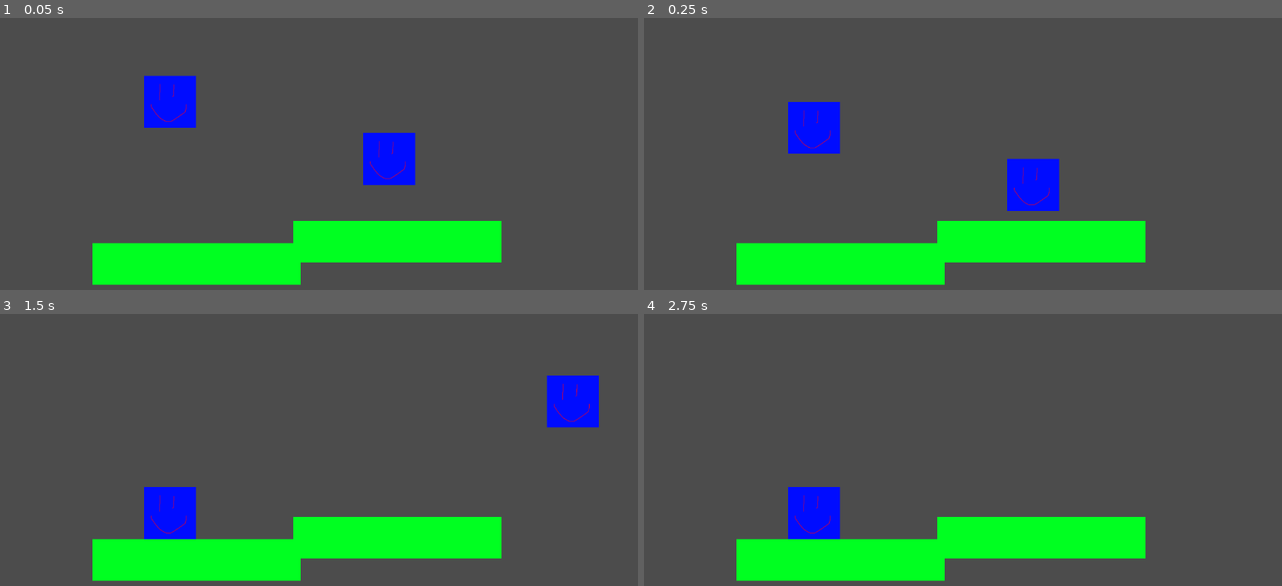
Above: before the commit, frames 1-4 (two rows, left to right).
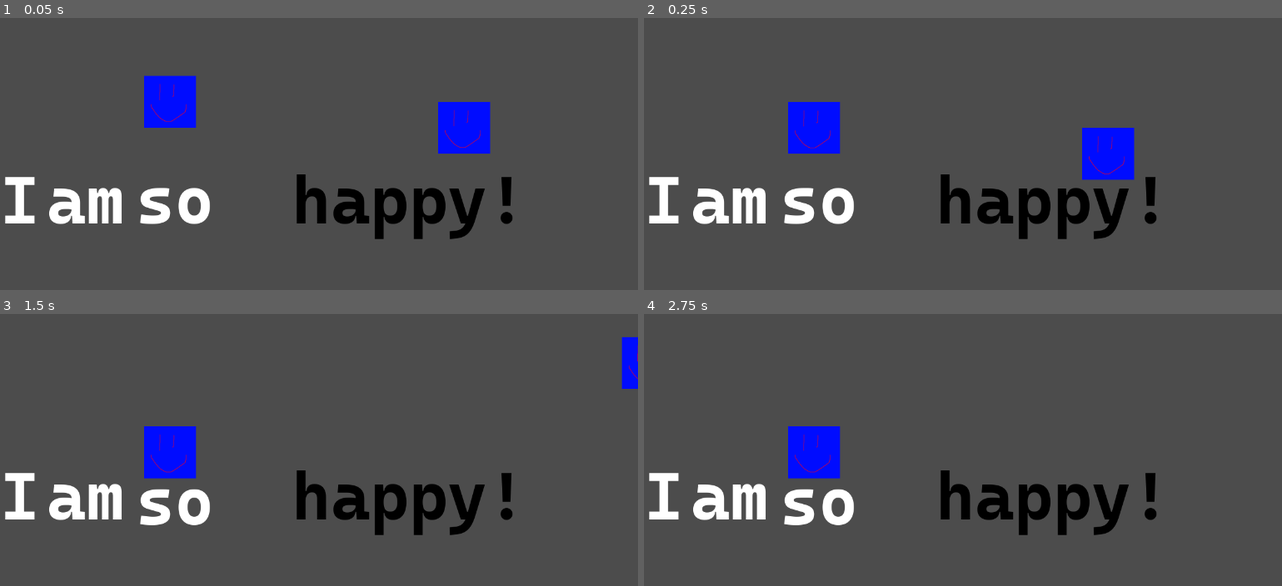
Above: after the commit, the same moments.

Repository: NitroGuy10/Chillennium2023
Game: Godot game, scene res://assets/Levels/Test_Level.tscn
Same seed, same stepped clock (60 frames per second), same inputs: the game is played once before the commit and once after it.
Inputs:
- Up to frame 1 (0.05 s): no input
- Up to frame 2 (0.25 s): no input
- Up to frame 3 (1.5 s): hold Right (ui_right) from 0.53 s (still down); tap Up (ui_up) at 0.77 s
- Up to frame 4 (2.75 s): tap Up (ui_up) at 1.52 s; release Right (ui_right) at 2.03 s; hold Left (ui_left) from 2.03 s (still down)

The runs differ from the first frame. In frame 1, 18% of the frame differs, in the area x 0-81%, y 30-99%; in frame 2, 18%; in frame 3, 19%, in the area x 0-100%, y 8-99%; in frame 4, 17%.

Commit message:
Word platform interactable

Diff:
--- a/assets/Levels/Test_Level.tscn
+++ b/assets/Levels/Test_Level.tscn
@@ -1,23 +1,113 @@
 [gd_scene load_steps=3 format=2]
 
 [ext_resource path="res://assets/Objects/Player.tscn" type="PackedScene" id=1]
-[ext_resource path="res://assets/Objects/Platform.tscn" type="PackedScene" id=2]
+[ext_resource path="res://assets/Objects/WordPlatformInteractable.tscn" type="PackedScene" id=4]
 
 [node name="Test_Level" type="Node2D"]
 
-[node name="Platform" parent="." instance=ExtResource( 2 )]
-position = Vector2( 432, 483 )
-scale = Vector2( 1, 0.2 )
-
-[node name="Platform2" parent="." instance=ExtResource( 2 )]
-position = Vector2( 818, 440 )
-scale = Vector2( 1, 0.2 )
-
 [node name="Player" parent="." instance=ExtResource( 1 )]
-position = Vector2( 802, 278 )
+position = Vector2( 946, 218 )
 scale = Vector2( 0.5, 0.5 )
 
 [node name="Player2" parent="." instance=ExtResource( 1 )]
 position = Vector2( 381, 168 )
 scale = Vector2( 0.5, 0.5 )
 isPlayer2 = true
+
+[node name="WordPlatformInteractable" parent="." instance=ExtResource( 4 )]
+position = Vector2( 59, 326 )
+
+[node name="RichTextLabel" parent="WordPlatformInteractable/WordPlatformText" index="0"]
+text = "I"
+
+[node name="CollisionStuff" parent="WordPlatformInteractable" index="1"]
+scale = Vector2( 0.17, 1 )
+
+[node name="CollisionShape2D" parent="WordPlatformInteractable/CollisionStuff/StaticBody2D" index="0"]
+position = Vector2( 185.5, 44.5 )
+
+[node name="WordPlatformInteractable2" parent="." instance=ExtResource( 4 )]
+position = Vector2( 147.814, 326 )
+
+[node name="RichTextLabel" parent="WordPlatformInteractable2/WordPlatformText" index="0"]
+text = "am"
+
+[node name="VScrollBar2" type="VScrollBar" parent="WordPlatformInteractable2/WordPlatformText/RichTextLabel" index="0"]
+visible = false
+anchor_right = 1.0
+anchor_bottom = 1.0
+max_value = 150.0
+step = 1.0
+page = 163.0
+
+[node name="VScrollBar3" type="VScrollBar" parent="WordPlatformInteractable2/WordPlatformText/RichTextLabel" index="1"]
+visible = false
+anchor_right = 1.0
+anchor_bottom = 1.0
+step = 1.0
+
+[node name="CollisionStuff" parent="WordPlatformInteractable2" index="1"]
+position = Vector2( 0.186, 0 )
+scale = Vector2( 0.409999, 1 )
+
+[node name="CollisionShape2D" parent="WordPlatformInteractable2/CollisionStuff/StaticBody2D" index="0"]
+position = Vector2( 185.5, 44.5 )
+
+[node name="WordPlatformInteractable3" parent="." instance=ExtResource( 4 )]
+position = Vector2( 319, 326 )
+__meta__ = {
+"_edit_group_": true
+}
+
+[node name="RichTextLabel" parent="WordPlatformInteractable3/WordPlatformText" index="0"]
+text = "so"
+
+[node name="VScrollBar2" type="VScrollBar" parent="WordPlatformInteractable3/WordPlatformText/RichTextLabel" index="0"]
+visible = false
+anchor_right = 1.0
+anchor_bottom = 1.0
+max_value = 150.0
+step = 1.0
+page = 163.0
+
+[node name="VScrollBar3" type="VScrollBar" parent="WordPlatformInteractable3/WordPlatformText/RichTextLabel" index="1"]
+visible = false
+anchor_right = 1.0
+anchor_bottom = 1.0
+step = 1.0
+
+[node name="CollisionStuff" parent="WordPlatformInteractable3" index="1"]
+position = Vector2( 0.186, 0 )
+scale = Vector2( 0.41, 1 )
+
+[node name="CollisionShape2D" parent="WordPlatformInteractable3/CollisionStuff/StaticBody2D" index="0"]
+position = Vector2( 185.5, 44.5 )
+
+[node name="WordPlatformInteractable4" parent="." instance=ExtResource( 4 )]
+position = Vector2( 619, 326 )
+__meta__ = {
+"_edit_group_": true
+}
+
+[node name="RichTextLabel" parent="WordPlatformInteractable4/WordPlatformText" index="0"]
+custom_colors/default_color = Color( 0, 0, 0, 1 )
+text = "happy!"
+
+[node name="CollisionStuff" parent="WordPlatformInteractable4" index="1"]
+position = Vector2( 0.186, 0 )
+scale = Vector2( 1.21, 1 )
+
+[node name="Area2D" parent="WordPlatformInteractable4/CollisionStuff" index="0"]
+scale = Vector2( 0.808999, 0.808999 )
+
+[node name="CollisionShape2D" parent="WordPlatformInteractable4/CollisionStuff/StaticBody2D" index="0"]
+position = Vector2( 185.5, 44.5 )
+
+[editable path="WordPlatformInteractable"]
+[editable path="WordPlatformInteractable/WordPlatformText"]
+[editable path="WordPlatformInteractable2"]
+[editable path="WordPlatformInteractable2/WordPlatformText"]
+[editable path="WordPlatformInteractable3"]
+[editable path="WordPlatformInteractable3/WordPlatformText"]
+[editable path="WordPlatformInteractable4"]
+[editable path="WordPlatformInteractable4/WordPlatformText"]
--- a/assets/Objects/Platform.tscn
+++ b/assets/Objects/Platform.tscn
@@ -8,6 +8,7 @@
 [node name="Platform" type="Node2D"]
 
 [node name="Sprite" type="Sprite" parent="."]
+visible = false
 texture = ExtResource( 1 )
 
 [node name="StaticBody2D" type="StaticBody2D" parent="."]
--- a/assets/Objects/Player.tscn
+++ b/assets/Objects/Player.tscn
@@ -19,11 +19,11 @@
 scale = Vector2( 0.25, 0.25 )
 script = ExtResource( 3 )
 
-[node name="KinematicBody2D" type="KinematicBody2D" parent="."]
+[node name="PlayerKinematicBody2D" type="KinematicBody2D" parent="."]
 script = ExtResource( 2 )
 
-[node name="AnimatedSprite" type="AnimatedSprite" parent="KinematicBody2D"]
+[node name="AnimatedSprite" type="AnimatedSprite" parent="PlayerKinematicBody2D"]
 frames = SubResource( 1 )
 
-[node name="CollisionShape2D" type="CollisionShape2D" parent="KinematicBody2D"]
+[node name="CollisionShape2D" type="CollisionShape2D" parent="PlayerKinematicBody2D"]
 shape = SubResource( 2 )
--- /dev/null
+++ b/assets/Objects/WordPlatform.tscn
@@ -0,0 +1,16 @@
+[gd_scene load_steps=3 format=2]
+
+[ext_resource path="res://assets/Objects/WordPlatformText.tscn" type="PackedScene" id=2]
+
+[sub_resource type="RectangleShape2D" id=1]
+extents = Vector2( 185.5, 44.5 )
+
+[node name="WordPlatform" type="Node2D"]
+
+[node name="StaticBody2D" type="StaticBody2D" parent="."]
+
+[node name="CollisionShape2D" type="CollisionShape2D" parent="StaticBody2D"]
+position = Vector2( 185.5, 44.5 )
+shape = SubResource( 1 )
+
+[node name="WordPlatformText" parent="." instance=ExtResource( 2 )]
--- /dev/null
+++ b/assets/Objects/WordPlatformInteractable.tscn
@@ -0,0 +1,30 @@
+[gd_scene load_steps=4 format=2]
+
+[ext_resource path="res://assets/Objects/WordPlatformInteractableStaticBody2D.gd" type="Script" id=1]
+[ext_resource path="res://assets/Objects/WordPlatformText.tscn" type="PackedScene" id=2]
+
+[sub_resource type="RectangleShape2D" id=1]
+extents = Vector2( 185.5, 44.75 )
+
+[node name="WordPlatformInteractable" type="Node2D"]
+
+[node name="WordPlatformText" parent="." instance=ExtResource( 2 )]
+position = Vector2( 0, -10 )
+
+[node name="CollisionStuff" type="Node2D" parent="."]
+__meta__ = {
+"_edit_group_": true
+}
+
+[node name="Area2D" type="Area2D" parent="CollisionStuff"]
+script = ExtResource( 1 )
+
+[node name="CollisionShape2D" type="CollisionShape2D" parent="CollisionStuff/Area2D"]
+position = Vector2( 185, 34 )
+shape = SubResource( 1 )
+
+[node name="StaticBody2D" type="StaticBody2D" parent="CollisionStuff"]
+
+[node name="CollisionShape2D" type="CollisionShape2D" parent="CollisionStuff/StaticBody2D"]
+position = Vector2( 185.5, 44.5 )
+shape = SubResource( 1 )
--- /dev/null
+++ b/assets/Objects/WordPlatformInteractableStaticBody2D.gd
@@ -0,0 +1,30 @@
+extends Area2D
+
+
+# Declare member variables here. Examples:
+# var a = 2
+# var b = "text"
+
+export var pressedColor = Color(1.0, 1.0, 1.0)
+
+var pressed = false
+var text
+
+
+# Called when the node enters the scene tree for the first time.
+func _ready():
+	text = get_parent().get_parent().get_node("WordPlatformText")
+
+
+# Called every frame. 'delta' is the elapsed time since the previous frame.
+func _process(delta):
+	if pressed:
+		text.position.y = lerp(text.position.y, 0, 0.2)
+	else:
+		text.position.y = lerp(text.position.y, -10, 0.2)
+
+func _physics_process(delta):
+	pressed = false
+	for body in get_overlapping_bodies():
+		if "Player" in body.name:
+			pressed = true
--- /dev/null
+++ b/assets/Objects/WordPlatformText.tscn
@@ -0,0 +1,17 @@
+[gd_scene load_steps=3 format=2]
+
+[ext_resource path="res://assets/Fonts/CascadiaMono-Bold.ttf" type="DynamicFontData" id=1]
+
+[sub_resource type="DynamicFont" id=1]
+size = 128
+font_data = ExtResource( 1 )
+
+[node name="WordPlatformText" type="Node2D"]
+
+[node name="RichTextLabel" type="RichTextLabel" parent="."]
+margin_left = -4.0
+margin_top = -30.0
+margin_right = 468.0
+margin_bottom = 195.0
+custom_fonts/normal_font = SubResource( 1 )
+text = "Text!"
Binary file added: assets/Fonts/CascadiaMono-Bold.ttf
